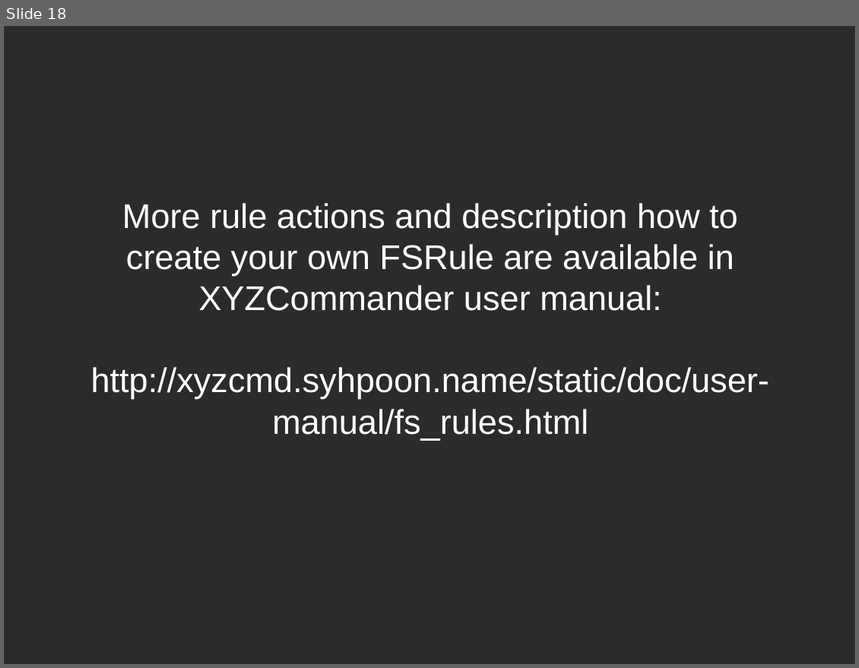
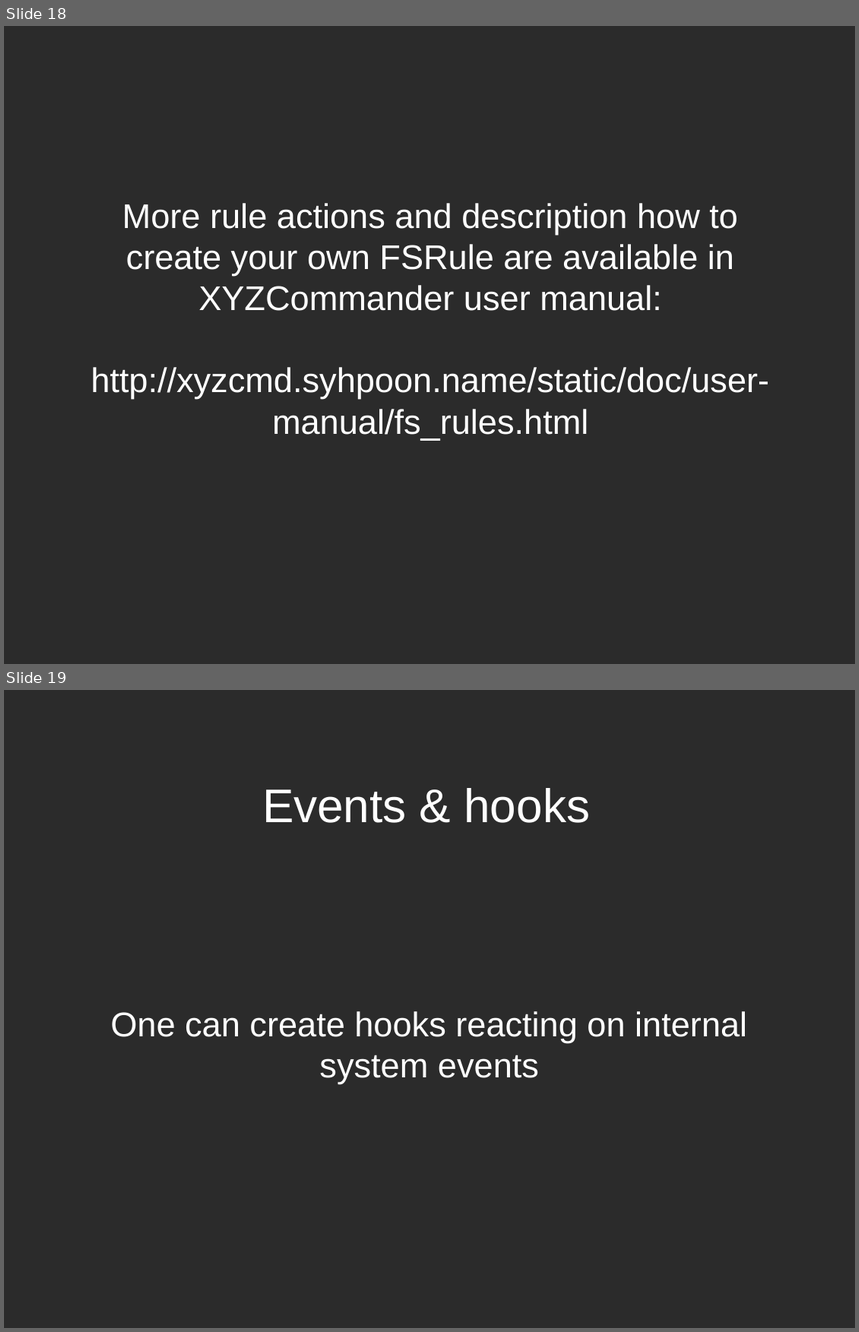
Before and after one commit to syhpoon/xyzcmd, a slide deck: doc/overview.odp. Shown one above the other, each under a label of ours: slide 18 before the commit, slides 18 and 19 after it. The pictures are 859x668 and 859x1332 pixels, drawn with LibreOffice and Linux fonts; fonts in the diff are those of the drawing; background and template pictures are left out; a plain dark background stands for a picture behind light text. Boxes give left, top, right and bottom in pixels: in the first picture for what was removed or moved away, otherwise in the second. Text is boxed around its words. In the diff, an @@ line names an element or a change of style, - is before the commit and + after.

```diff
--- a/doc/overview.odp
+++ b/doc/overview.odp
@@ slide 19 added at box(4, 690, 855, 1328), background picture (left out) @@
@@ title added at box(262, 788, 590, 823), 44 pt, text #FFFFFF @@
+Events & hooks
@@ subtitle added at box(110, 1011, 747, 1084), 32 pt, text #FFFFFF @@
+One can create hooks reacting on internal system events
```
Also in this commit, not shown: 2 slides changed, 1 other slide added, 1 slide removed, 5 other files.
